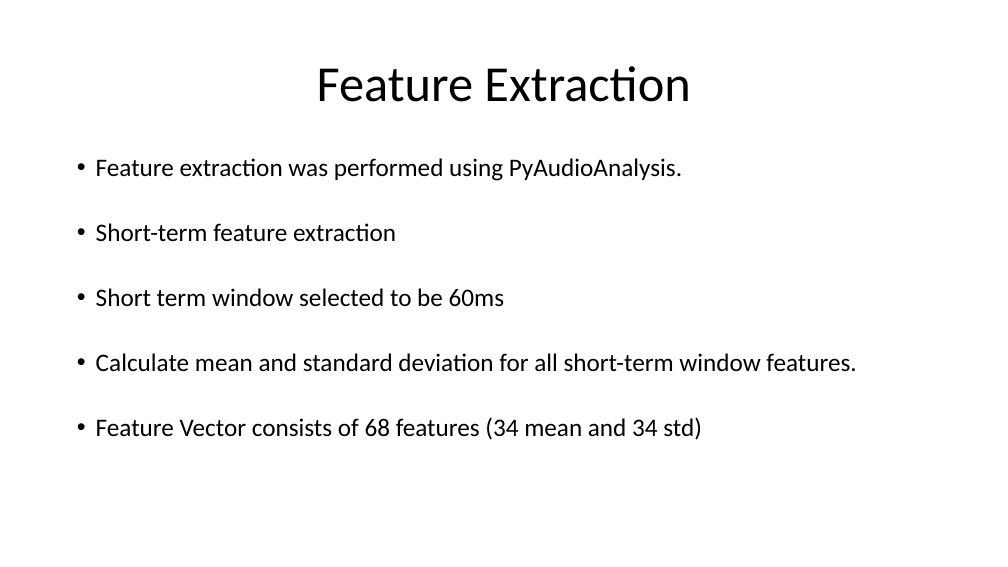
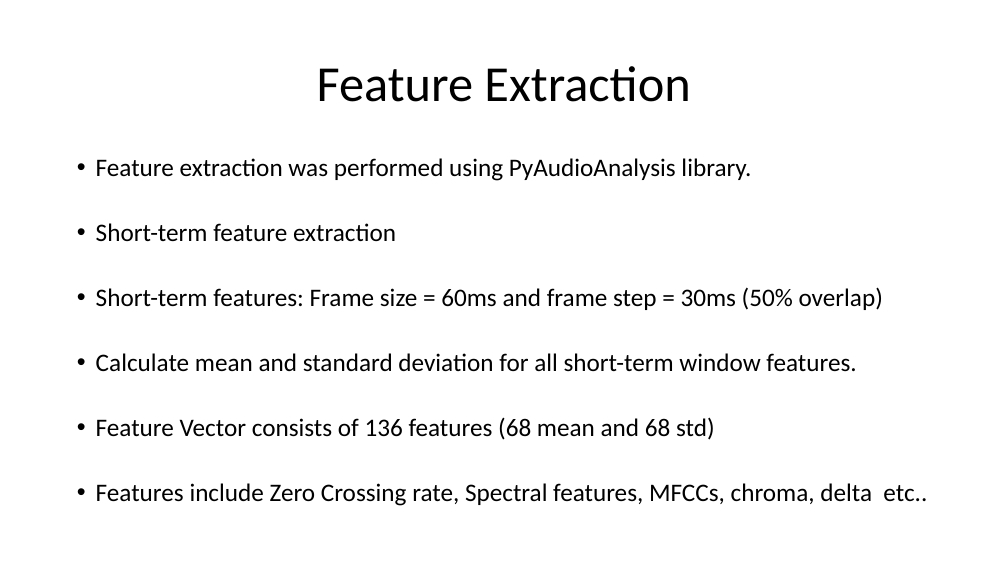
Before and after one commit to johnsaveus/Prog_Metal_Classification, a slide deck: slide 4 of Report.odp. Drawn at 1008x567 pixels with LibreOffice and Linux fonts; fonts in the diff are those of the drawing. Boxes give left, top, right and bottom in pixels: in the first picture for what was removed or moved away, otherwise in the second. Text is boxed around its words. In the diff, an @@ line names an element or a change of style, - is before the commit and + after.

```diff
--- a/Report.odp
+++ b/Report.odp
@@ text at (x1=96, y1=158, x2=751, y2=181): text changed @@
-• Feature extraction was performed using PyAudioAnalysis.
+• Feature extraction was performed using PyAudioAnalysis library.
@@ text at (x1=96, y1=287, x2=883, y2=310): text changed @@
-• Short term window selected to be 60ms
+• Short-term features: Frame size = 60ms and frame step = 30ms (50% overlap)
@@ text at (x1=96, y1=417, x2=927, y2=506): text changed @@
-• Feature Vector consists of 68 features (34 mean and 34 std)
+• Feature Vector consists of 136 features (68 mean and 68 std)
+• Features include Zero Crossing rate, Spectral features, MFCCs, chroma, delta etc..
```
Also in this commit, not shown: 6 other slides changed, 2 slides added, 1 slide removed, 6 other files.
